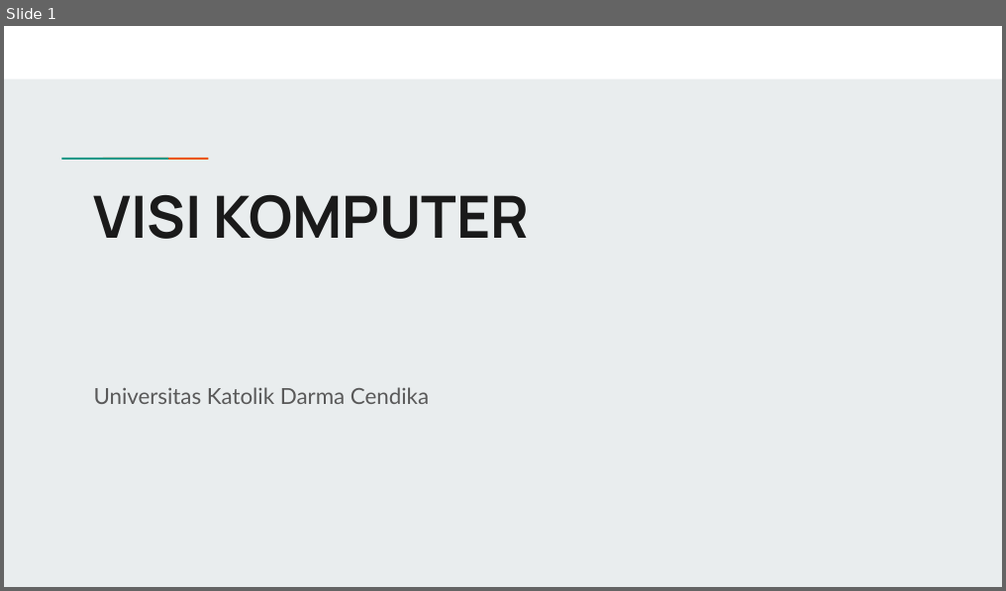
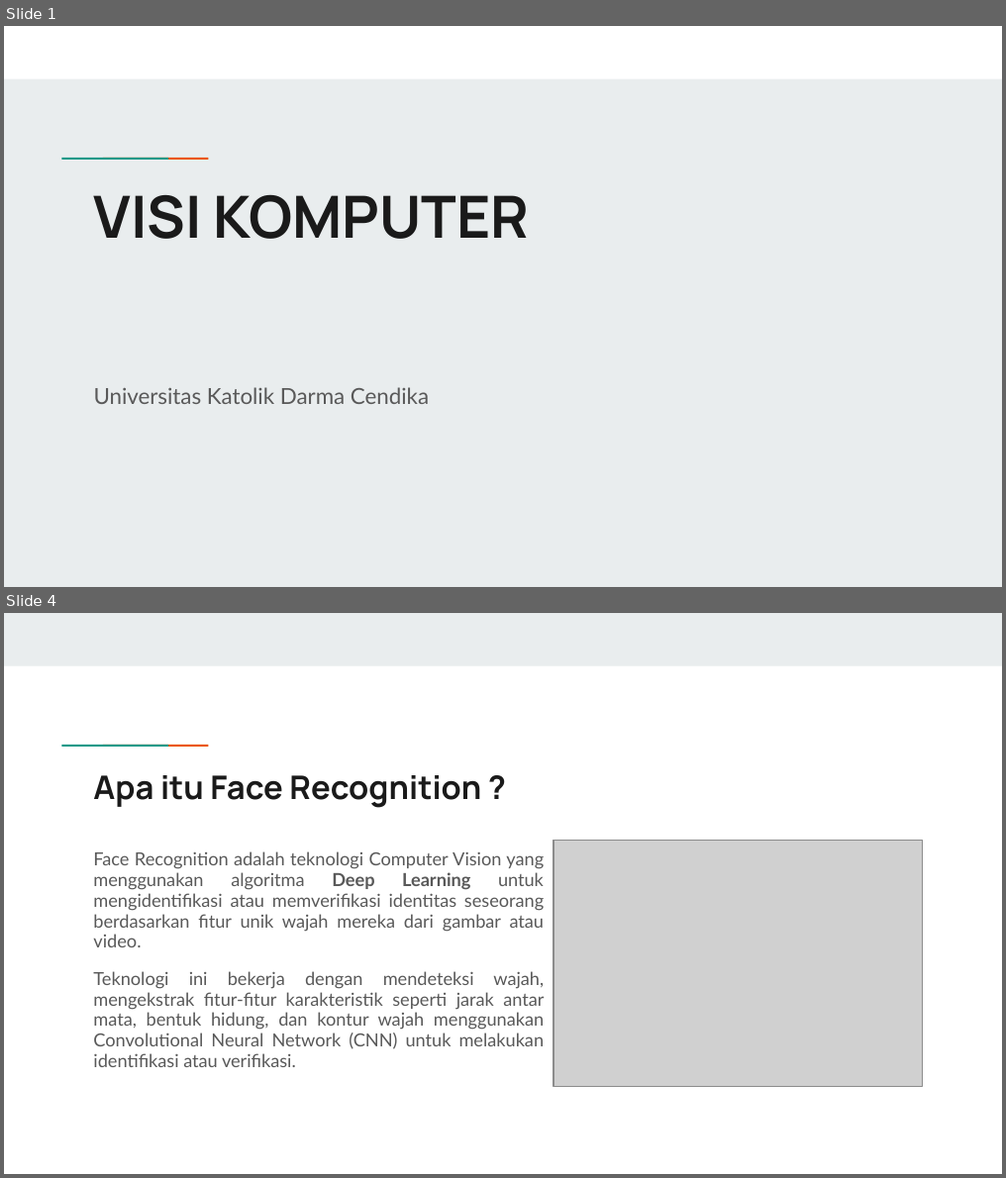
Before and after one commit to RepoGarage/federico-cv2, a slide deck: VISI_KOMPUTER_TRY_ALGORITHM.pptx. Shown one above the other, each under a label of ours: slide 1 before the commit, slides 1 and 4 after it; the slides between them are not shown. The pictures are 1006x591 and 1006x1178 pixels, drawn with LibreOffice and Linux fonts; fonts in the diff are those of the drawing; grey boxes stand for pictures. Boxes give left, top, right and bottom in pixels: in the first picture for what was removed or moved away, otherwise in the second. Text is boxed around its words. In the diff, an @@ line names an element or a change of style, - is before the commit and + after.

```diff
--- a/VISI_KOMPUTER_TRY_ALGORITHM.pptx
+++ b/VISI_KOMPUTER_TRY_ALGORITHM.pptx
@@ slide 4 added at (4, 613, 1002, 1174), background #FFFFFF; not listed: 2 template elements that a slide beside it also shows @@
@@ rectangle added at (4, 613, 1002, 665), fill #E9EDEE @@
@@ title added at (93, 775, 481, 808), 23.4 pt, text #1A1A1A, bold @@
+Apa itu Face Recognition ?
@@ picture added at (553, 840, 923, 1086) @@
@@ text added at (93, 852, 545, 1067), 13 pt, text #595959 @@
+Face Recognition adalah teknologi Computer Vision yang menggunakan algoritma Deep Learning untuk mengidentifikasi atau memverifikasi identitas seseorang berdasarkan fitur unik wajah mereka dari gambar atau video.
+Teknologi ini bekerja dengan mendeteksi wajah, mengekstrak fitur-fitur karakteristik seperti jarak antar mata, bentuk hidung, dan kontur wajah menggunakan Convolutional Neural Network (CNN) untuk melakukan identifikasi atau verifikasi.
```
Also in this commit, not shown: 8 slides changed, 30 other slides added, 44 slides removed, 15 other files.
